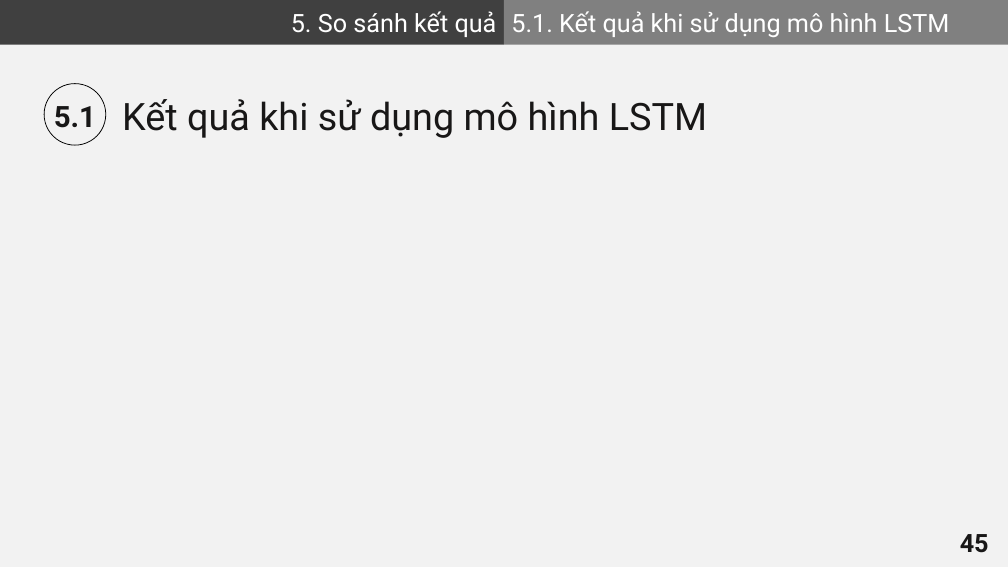
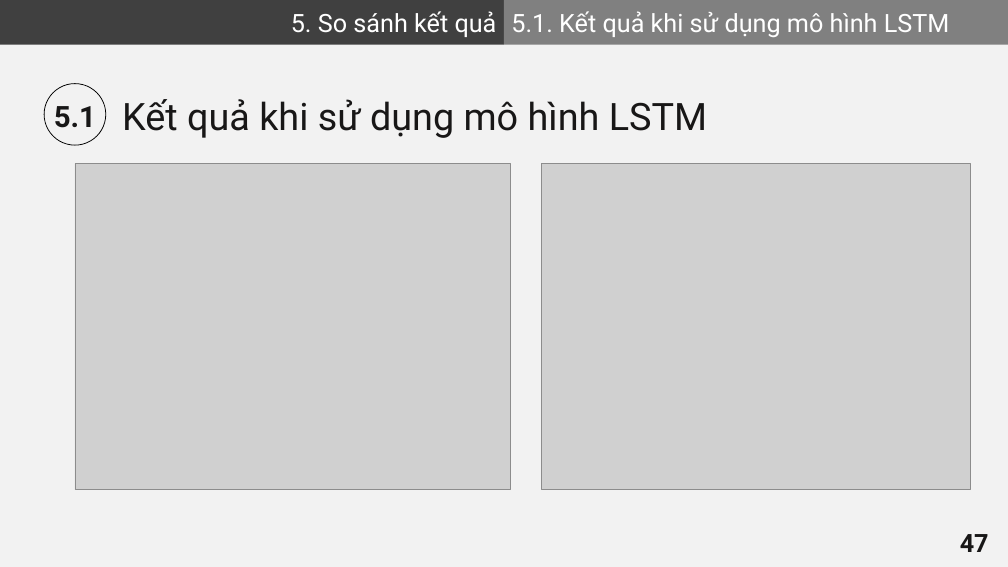
Before and after one commit to VHSkillPro/next-word-prediction, a slide deck: slide 47 of report.pptx (slide 45 before the commit). Drawn at 1008x567 pixels with LibreOffice and Linux fonts; fonts in the diff are those of the drawing; grey boxes stand for pictures. Boxes give left, top, right and bottom in pixels: in the first picture for what was removed or moved away, otherwise in the second. Text is boxed around its words. In the diff, an @@ line names an element or a change of style, - is before the commit and + after.

```diff
--- a/report.pptx
+++ b/report.pptx
@@ picture added at box(75, 163, 510, 490) @@
@@ picture added at box(541, 163, 970, 490) @@
@@ page number at box(960, 534, 989, 552): text changed @@
-45
+47
```
Also in this commit, not shown: 1 other slide changed, 3 slides added.
